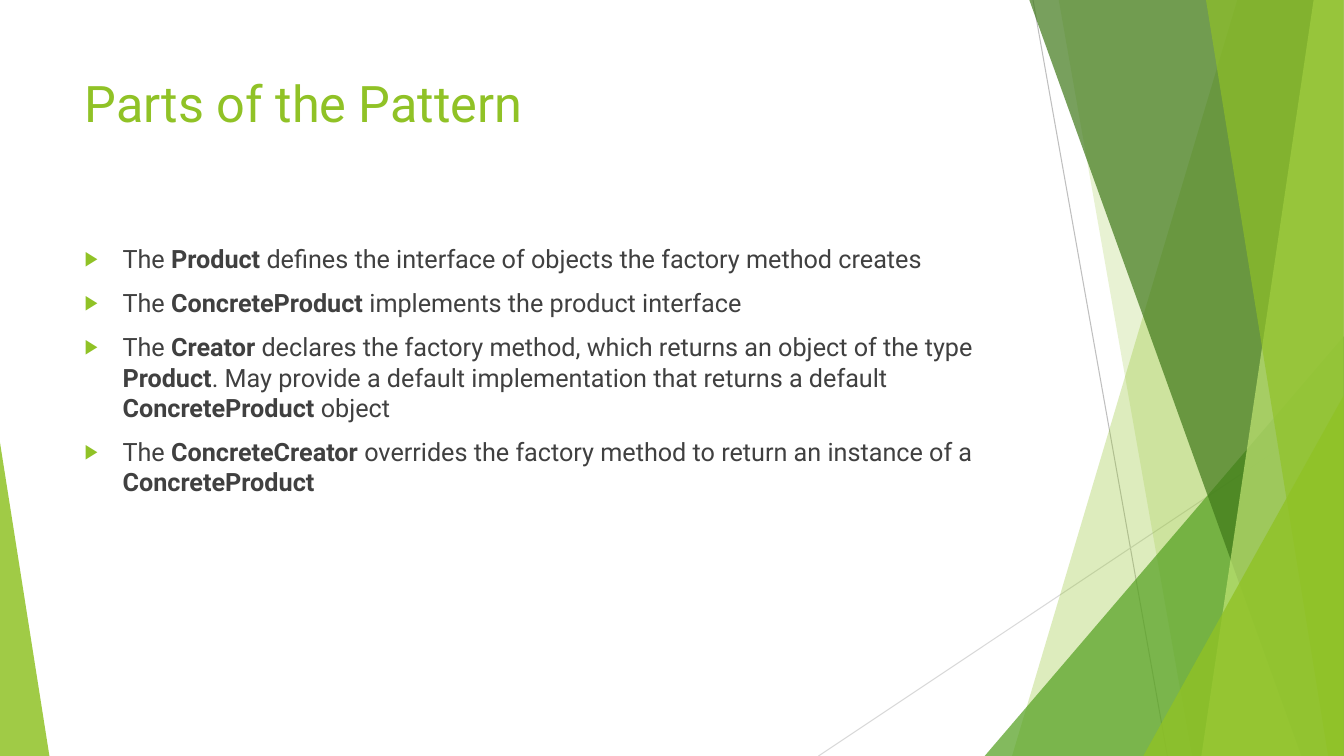
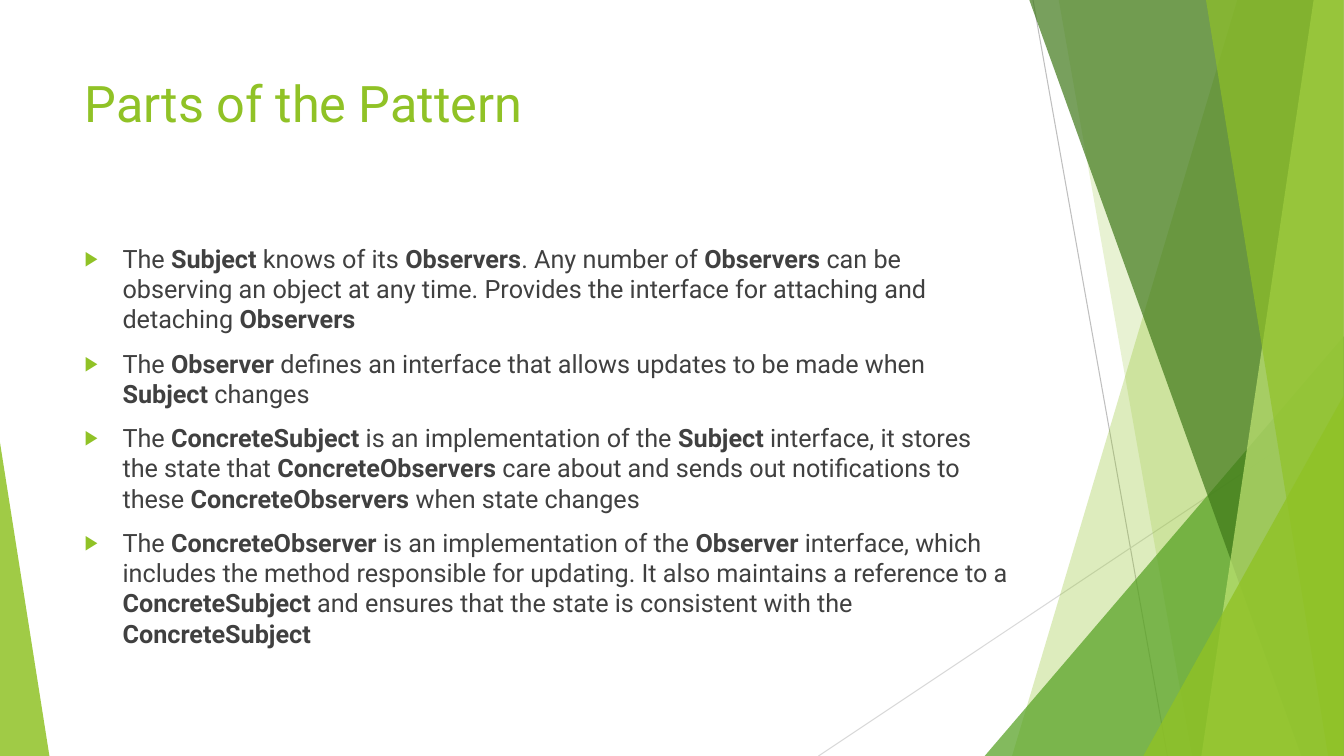
Before and after one commit to cmelende/Design-Patterns, a slide deck: slide 3 of Notes/Powerpoints/Observer.pptx (slide 2 before the commit). Drawn at 1344x756 pixels with LibreOffice and Linux fonts; fonts in the diff are those of the drawing. Boxes give left, top, right and bottom in pixels: in the first picture for what was removed or moved away, otherwise in the second. Text is boxed around its words. In the diff, an @@ line names an element or a change of style, - is before the commit and + after.

```diff
--- a/Notes/Powerpoints/Observer.pptx
+++ b/Notes/Powerpoints/Observer.pptx
@@ text at bbox=[123, 249, 1008, 649]: text changed @@
-▶ The Product defines the interface of objects the factory method creates
-▶ The ConcreteProduct implements the product interface
-▶ The Creator declares the factory method, which returns an object of the type Product. May provide a default implementation that returns a default ConcreteProduct object
-▶ The ConcreteCreator overrides the factory method to return an instance of a ConcreteProduct
+▶ The Subject knows of its Observers. Any number of Observers can be observing an object at any time. Provides the interface for attaching and detaching Observers
+▶ The Observer defines an interface that allows updates to be made when Subject changes
+▶ The ConcreteSubject is an implementation of the Subject interface, it stores the state that ConcreteObservers care about and sends out notifications to these ConcreteObservers when state changes
+▶ The ConcreteObserver is an implementation of the Observer interface, which includes the method responsible for updating. It also maintains a reference to a ConcreteSubject and ensures that the state is consistent with the ConcreteSubject
```
Also in this commit, not shown: 2 other slides changed, 2 slides added, 4 slides removed.
